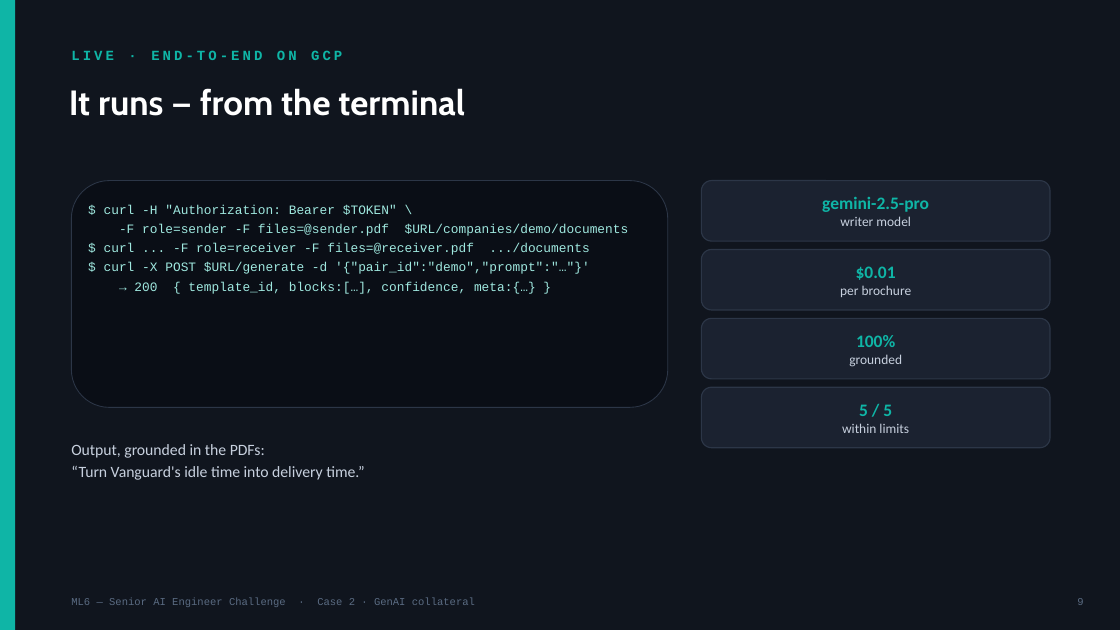
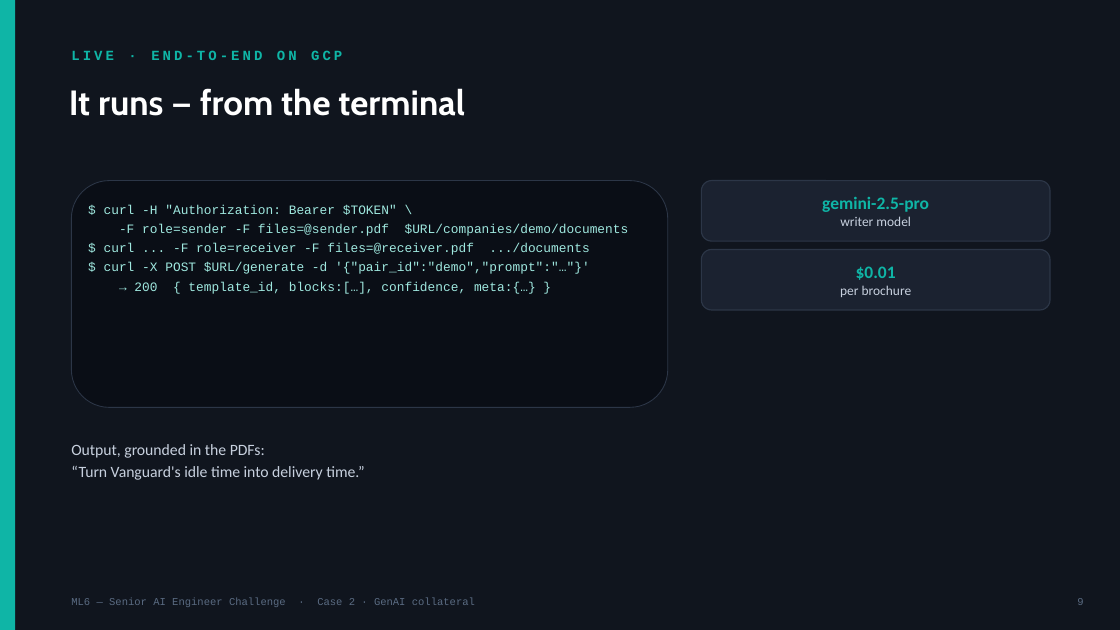
Before and after one commit to yashgpt2894/genai-marketing-collateral, a slide deck: slide 9 of Case2_GenAI_Collateral.pptx. Drawn at 1120x630 pixels with LibreOffice and Linux fonts; fonts in the diff are those of the drawing. Boxes give left, top, right and bottom in pixels: in the first picture for what was removed or moved away, otherwise in the second. Text is boxed around its words. In the diff, an @@ line names an element or a change of style, - is before the commit and + after.

Commit message:
Deck: drop unbuilt-feature claims + 100%-grounded overclaim, correct CMEK/EU wording [skip ci]
- Parse worker box: Document AI -> PyMuPDF (what's actually used).
- Removed Model Armor / VPC-SC / Secret Manager from security claims (not provisioned).
- 'per-tenant CMEK' -> 'CMEK'; 'EU residency' -> 'EU-region storage' (bucket + Firestore are europe-west1, verified; per-tenant/full-residency stay on the roadmap slide).
- Removed the 'live run: 100% grounded / 5-5 within limits' chip + the matching slide-9 tiles (single-run overclaim).
Deck-only change, no app code.

```diff
--- a/Case2_GenAI_Collateral.pptx
+++ b/Case2_GenAI_Collateral.pptx
@@ rounded rectangle removed at <box>702,318,1050,379</box> @@
-100%
-grounded
@@ rounded rectangle removed at <box>702,387,1050,448</box> @@
-5 / 5
-within limits
```
Also in this commit, not shown: 3 other slides changed, 1 other file.
